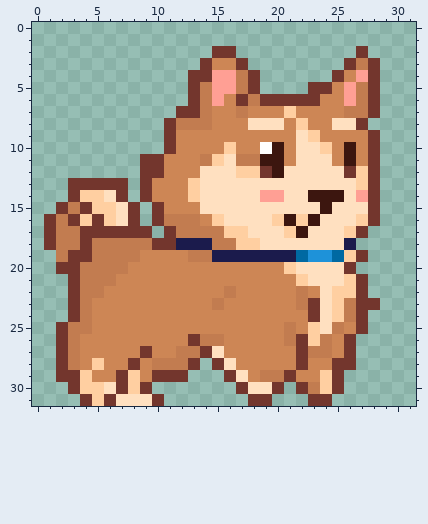
Two states of a pixel-art sprite, Assets/Sprites/cachorro/Parado/Parado_direita_02.png. Above: the version before the commit.
The file is 32x32 pixels. Colours within 5 levels of each other are drawn and written as one.
After:
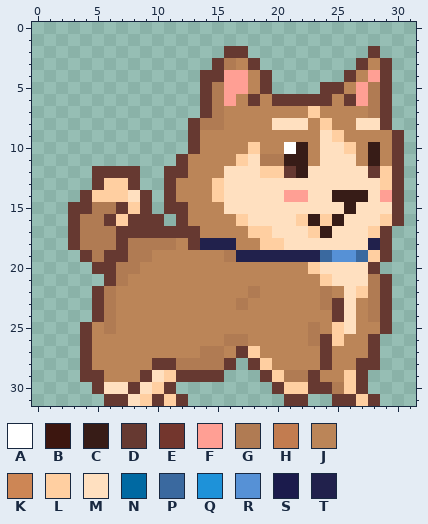
Palette (. is transparent): A #ffffff  B #3c160f  C #371c17  D #663931  E #73362d  F #ff9f94  G #b07b53  H #c27c50  J #bb8558  K #cd8655  L #ffcfa1  M #ffe0c0  N #0069a2  P #3a699f  Q #1e92d9  R #5691d6  S #1b1b4c  T #21214c
Edits made:
Changed rows in their new state; - is an unchanged pixel.
first column x 1:
 2 --------------.DD---------.D--
 3 -------------.DGJD-------.DJD-
 4 ------------.DD-FJD-----.DJFD-
 5 ------------.DG-FJD---.DDJFGD-
 6 ------------.DGFJDJDDDDDJDFGD-
 7 -----------..DGJJJJJJJLJJJJGD-
 8 ----------..DGGJJJJ-MMJLJJMMD-
 9 ----------..DJJJJJJJJJJMLJJJJD
10 ----------..DJJJJLJJACJMMLJCJD
11 --------...DJJJJLMGGCCJ-MMJCJD
12 ----DDDD..DDJJJ-MMLLDC---MMDLD
13 --..DLLD..DJJJL-----------MMLD
14 --.D-LLMD.DJJJL---MMFFMMCCCMFD
15 -.DDGGDLD.DDJJJ--------M-C-MMD
16 ..DGGDLDDD.DJJJJL--MM-CLC-MMLD
17 ..DGGGDDDDDDDJJJJLL-MMLC-MMLD-
18 ..DGGGDGGGGJDTTTJJLL-----MMTD-
19 -..DGDDGGJJJJJJGTTTTTTTPRRPLD-
20 -...DDGGJJJJJJJJJJJJJJL--MMD--
21 --...DGJJJJJJJJJJJJJJJJL-MMGD-
22 --..DGJJJJJJJJJJJGJJJJJGJMLGD-
23 --..DGJJJJJJJJJJGJJJJJJGDMJGD-
24 --..DGJJJJJJJJJJJJJJJJJJDMJGD-
25 -..DJGJJJJJJJJJJJJJJJJGJLMJJD-
26 -..DJJJJJJJJJJJGGJJJJJGDLJJD--
27 -..DJJJJJJJJJGGJDLJJJJJDJJJD--
28 -..DJJJJJDDGGGGD.DLJJJJDJJDD--
29 -..DDJJJDMLDDDD...DLGGDJJLD---
30 --..D-MDMLD-----...DLLDDGLD---
31 ---..DD-LDLD-----..-DD..DDLD--
Changed places in both pictures, as pixel boxes (x1, y1, x2, y2):
changed: (44, 46, 404, 406)
